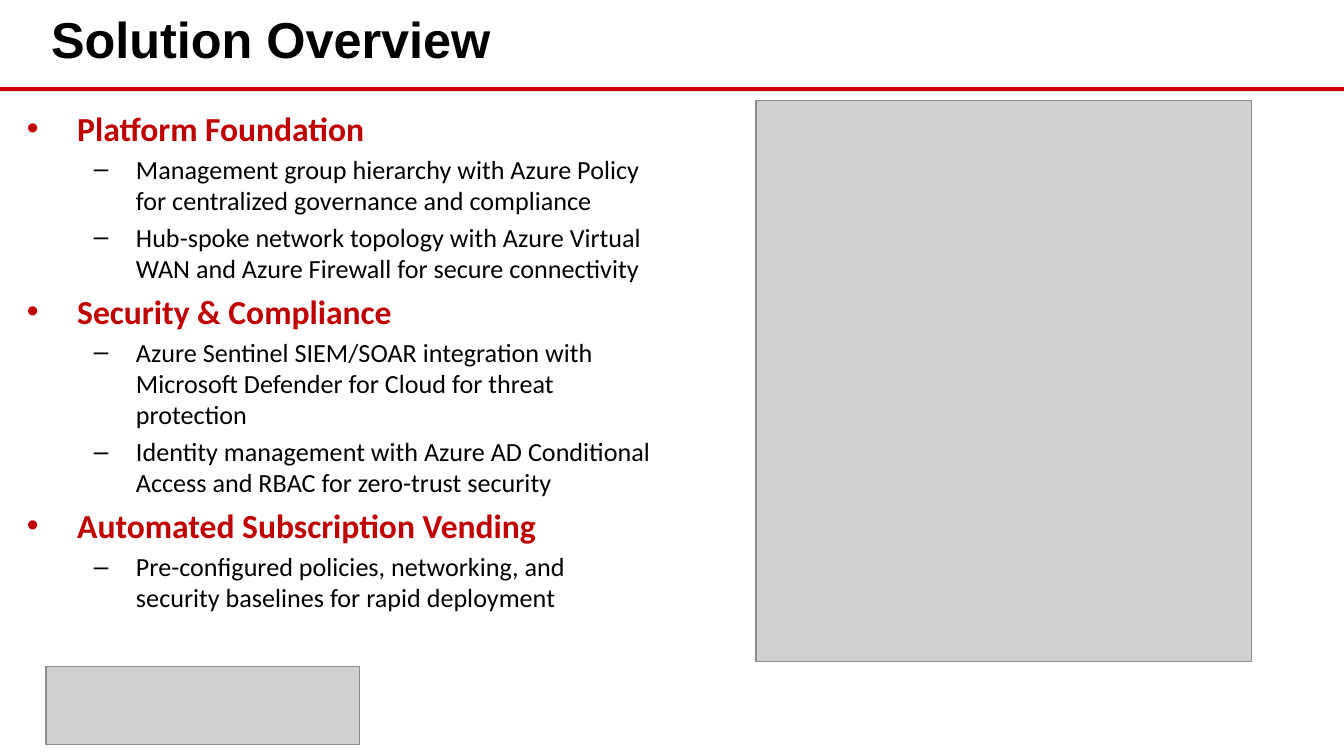
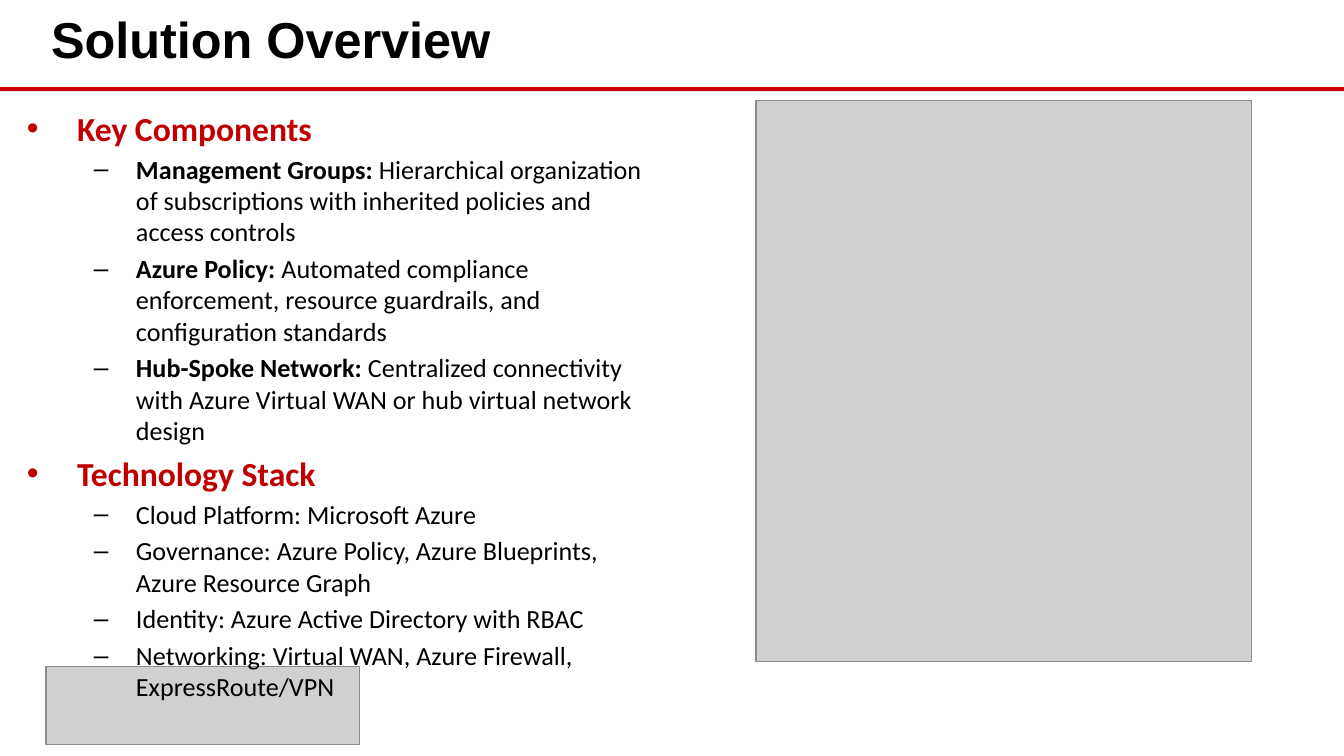
Before and after one commit to eoframework/solutions, a slide deck: slide 4 of solutions/azure/cloud/enterprise-landing-zone/presales/solution-briefing.pptx (slide 3 before the commit). Drawn at 1344x756 pixels with LibreOffice and Linux fonts; fonts in the diff are those of the drawing; grey boxes stand for pictures; background and template pictures are left out. Boxes give left, top, right and bottom in pixels: in the first picture for what was removed or moved away, otherwise in the second. Text is boxed around its words. In the diff, an @@ line names an element or a change of style, - is before the commit and + after.

Commit message:
Add Engagement Scope slides with solution-specific scope for Azure solutions
- Document Intelligence: IDP scope (document types, AI/ML complexity, accuracy)
- Enterprise Landing Zone: Landing zone scope (management groups, subscriptions, policies)
- Sentinel SIEM: Security scope (data connectors, analytics rules, log ingestion)
- DevOps Enterprise Platform: DevOps scope (repositories, pipelines, deployments)
- Virtual Desktop: AVD scope (host pools, app groups, user profiles)
- Virtual WAN Global: Network scope (WAN hubs, VPN connections, bandwidth)
- Updated LOE CSVs with proper SCOPE ASSUMPTIONS structure for Doc Intel and Landing Zone
- Regenerated all 6 PPTX files with 11-slide structure including Engagement Scope

```diff
--- a/solutions/azure/cloud/enterprise-landing-zone/presales/solution-briefing.pptx
+++ b/solutions/azure/cloud/enterprise-landing-zone/presales/solution-briefing.pptx
@@ text at [77,119,641,672]: text changed @@
-• Platform Foundation
-  – Management group hierarchy with Azure Policy for centralized governance and compliance
-  – Hub-spoke network topology with Azure Virtual WAN and Azure Firewall for secure connectivity
-• Security & Compliance
-  – Azure Sentinel SIEM/SOAR integration with Microsoft Defender for Cloud for threat protection
-  – Identity management with Azure AD Conditional Access and RBAC for zero-trust security
-• Automated Subscription Vending
-  – Pre-configured policies, networking, and security baselines for rapid deployment
+• Key Components
+  – Management Groups: Hierarchical organization of subscriptions with inherited policies and access controls
+  – Azure Policy: Automated compliance enforcement, resource guardrails, and configuration standards
+  – Hub-Spoke Network: Centralized connectivity with Azure Virtual WAN or hub virtual network design
+• Technology Stack
+  – Cloud Platform: Microsoft Azure
+  – Governance: Azure Policy, Azure Blueprints, Azure Resource Graph
+  – Identity: Azure Active Directory with RBAC
+  – Networking: Virtual WAN, Azure Firewall, ExpressRoute/VPN
```
Also in this commit, not shown: 8 other slides changed, 1 slide added, 13 other files.
